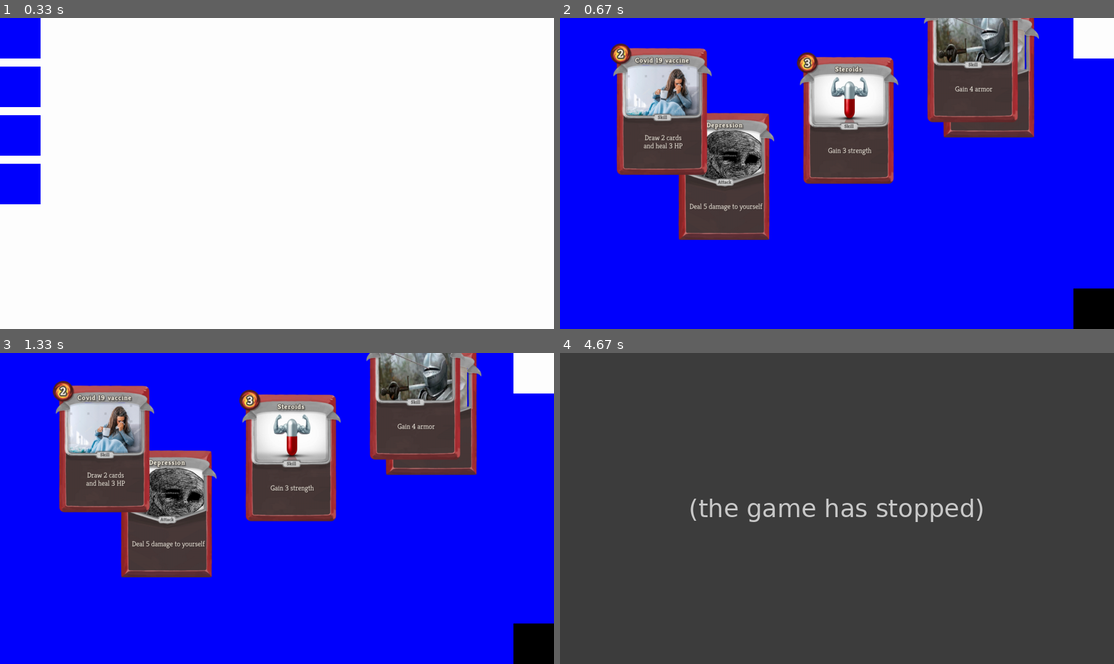
Above: before the commit, frames 1-4 (two rows, left to right).
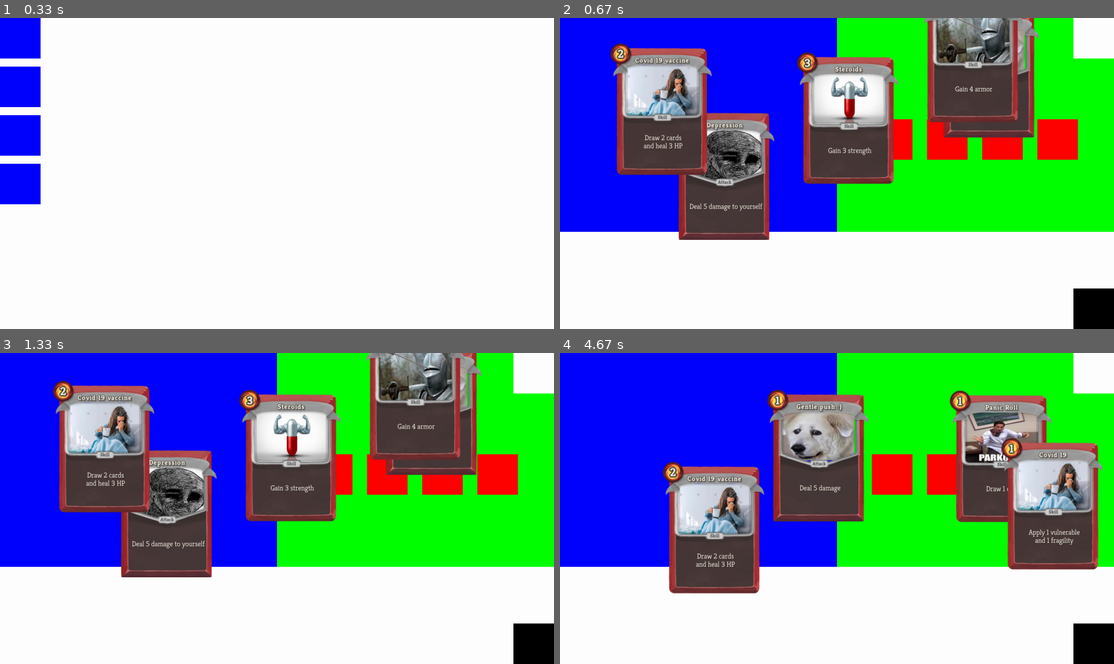
Above: after the commit, the same moments.

Repository: DawidKrolikiewicz/SlayTheSpire-WITH-PYGAME
Game: pygame game, started from CardGame/GameFolder/main.py
The game is run twice, just before and just after one commit, with the same random seed, the same clock (stepped at 60 frames per second) and the same inputs.
Inputs (mouse positions are in pixels of both pictures, inside the frame that each line leads up to):
- Up to frame 1 (0.33 s): no input
- Up to frame 2 (0.67 s): press the mouse at (582, 36) at 0.37 s; move the mouse to (620, 83) at 0.47 s; release the mouse at (665, 126) at 0.6 s
- Up to frame 3 (1.33 s): press the mouse at (531, 642) at 0.7 s; move the mouse to (304, 580) at 0.8 s; release the mouse at (72, 514) at 0.93 s
- Up to frame 4 (4.67 s): press the mouse at (632, 443) at 3.53 s; move the mouse to (654, 464) at 3.63 s; release the mouse at (676, 489) at 3.77 s; tap I at 3.83 s; press the mouse at (632, 443) at 4.2 s; move the mouse to (753, 461) at 4.3 s; release the mouse at (881, 477) at 4.43 s; press the mouse at (1091, 642) at 4.53 s; move the mouse to (1047, 586) at 4.63 s

Frame 1 is identical in both runs. In frame 2, 52% of the frame differs, in the area x 0-100%, y 0-100%; in frame 3, 52%; in frame 4, 92%.
Error before the commit: AttributeError: 'CombatEncounter' object has no attribute 'enemy' (roomsFile.py line 116); the game stopped at 3.83 s (later frames are placeholders)

Commit message:
Interakcja w oknie a nie przez konsole
Do naprawienia:
- Player nie traci armora na koniec tury a powinien (enemy nie traci ale enemy nie ma tracic)
- Karty które nie potrzebują targetu (Draw1 / Draw2Heal3/ Buff) muszą byc zagrane z targetem ale nie używają go do niczego

Diff:
--- a/CardGame/GameFolder/cardsFile.py
+++ b/CardGame/GameFolder/cardsFile.py
@@ -24,13 +24,19 @@
         self.price_range = (0, 0)
         self.weight = 0
 
-    def event_listener(self, ev, player):
+    def event_listener(self, ev, player, list_of_enemies):
+        pos = pygame.mouse.get_pos()
         if ev.type == pygame.MOUSEBUTTONDOWN:
-            pos = pygame.mouse.get_pos()
             if self.rect.collidepoint(pos) and player.drag is None:
                 print(self.name)
                 player.drag = self
+                player.drag.image.set_alpha(200)
         if ev.type == pygame.MOUSEBUTTONUP and player.drag is not None:
+            player.drag.image.set_alpha(255)
+            for enemy in list_of_enemies:
+                if enemy.rect.collidepoint(pos):
+                    print(f"Playing {player.drag.name} on {enemy.name}!")
+                    player.play_card(player, list_of_enemies, player.drag)
             player.drag = None
 
     def update(self, screen, player):
--- a/CardGame/GameFolder/characterFile.py
+++ b/CardGame/GameFolder/characterFile.py
@@ -1,5 +1,9 @@
-class Character:
+import pygame.sprite
+
+
+class Character(pygame.sprite.Sprite):
     def __init__(self, name, health):
+        pygame.sprite.Sprite.__init__(self)
         self.name = name
         self.health = health
         self.armor = 0
@@ -7,6 +11,8 @@
         self.vulnerability = 0
         self.dexterity = 0
         self.fragility = 0
+        self.x = 0
+        self.y = 0
 
     def info(self):
         print(f">>  {self.name}'s info is being displayed!")
--- a/CardGame/GameFolder/enemyFile.py
+++ b/CardGame/GameFolder/enemyFile.py
@@ -1,4 +1,7 @@
 import random
+
+import pygame
+
 import characterFile
 
 
@@ -7,6 +10,11 @@
         super().__init__(name, health)
         self.list_of_actions = []
         self.next_action = None
+        self.rect = pygame.Rect((0, 0, 100, 100))
+
+    def update(self, screen, player):
+        self.rect.center = (self.x, self.y)
+        pygame.draw.rect(screen, (255, 0, 0), self.rect)
 
     def declare_action(self, player, list_of_enemies):
         if self.list_of_actions:
--- a/CardGame/GameFolder/main.py
+++ b/CardGame/GameFolder/main.py
@@ -7,6 +7,7 @@
 
 pygame.init()
 
+# 1366 x 768
 SCREEN_WIDTH = 1366
 SCREEN_HEIGHT = 768
 SCREEN_SIZE = (SCREEN_WIDTH, SCREEN_HEIGHT)
--- a/CardGame/GameFolder/playerFile.py
+++ b/CardGame/GameFolder/playerFile.py
@@ -55,7 +55,7 @@
 
     #        print(f"==============================================================================")
 
-    def play_card(self, player, list_of_enemies, index):
+    def play_card(self, player, list_of_enemies, card):
         if len(self.hand) < 1:
             print(f">>  {self.name}'s hand is EMPTY!")
         else:
@@ -63,16 +63,24 @@
 #            for i in range(len(self.hand)):
 #                print(f"{i}) {self.hand[i].name}[{self.hand[i].cost}]")
 
-            index_picked = index
-            if self.hand[index_picked].cost <= self.mana:
-                card_picked = self.hand[index_picked]
-                print(f">>  Playing {card_picked.name} from hand!")
-                self.mana -= card_picked.cost
-                self.hand.pop(index_picked)
-                card_picked.action(player, list_of_enemies)
-                self.discard.append(card_picked)
+            if card.cost <= self.mana:
+                self.mana -= card.cost
+                self.hand.remove(card)
+                card.action(player, list_of_enemies)
+                self.discard.append(card)
             else:
-                print(f">>  Not enough mana to play {self.hand[index_picked].name}!")
+                print(f"Not enough mana to play {card.name}!")
+
+#            index_picked = index
+#            if self.hand[index_picked].cost <= self.mana:
+#                card_picked = self.hand[index_picked]
+#                print(f">>  Playing {card_picked.name} from hand!")
+#                self.mana -= card_picked.cost
+#                self.hand.pop(index_picked)
+#                card_picked.action(player, list_of_enemies)
+#                self.discard.append(card_picked)
+#            else:
+#                print(f">>  Not enough mana to play {card.name}!")
 
     def discard_card(self, card):
         self.hand.remove(card)
--- a/CardGame/GameFolder/roomsFile.py
+++ b/CardGame/GameFolder/roomsFile.py
@@ -93,7 +93,6 @@
                 player.current_room = Menu(player.current_room)
 
     def update(self, screen, player):
-        screen.fill(self.bg_color)
         pygame.draw.rect(screen, self.menu_button_color, self.menu_button_rect)
 
 
@@ -102,10 +101,16 @@
 class CombatEncounter(InGame):
     def __init__(self):
         super().__init__()
-        self.bg_color = BLUE
-        self.button_rect = pygame.Rect((1266, 668, 100, 100))
+        pygame.display.set_caption("COMBAT ENCOUNTER")
+        self.bg_player_color = BLUE
+        self.bg_player_rect = pygame.Rect((0, 0, 683, 528))
+        self.bg_enemy_color = GREEN
+        self.bg_enemy_rect = pygame.Rect((683, 0, 683, 528))
+        self.end_turn_color = BLACK
+        self.end_turn_rect = pygame.Rect((1266, 668, 100, 100))
+
         self.list_of_enemies = []
-        pygame.display.set_caption("COMBAT ENCOUNTER")
+        self._generate_enemies()
 
     def event_listener(self, ev, player):
         super().event_listener(ev, player)
@@ -113,66 +118,60 @@
             if ev.type == pygame.KEYDOWN:
                 if ev.key == pygame.K_i:
                     player.info()
-                    player.current_room.enemy.info()
-                if ev.key == pygame.K_1:
-                    player.play_card(player, self.list_of_enemies, 0)
-                if ev.key == pygame.K_2:
-                    player.play_card(player, self.list_of_enemies, 1)
-                if ev.key == pygame.K_3:
-                    player.play_card(player, self.list_of_enemies, 2)
-                if ev.key == pygame.K_4:
-                    player.play_card(player, self.list_of_enemies, 3)
-                if ev.key == pygame.K_5:
-                    player.play_card(player, self.list_of_enemies, 4)
-                if ev.key == pygame.K_6:
-                    player.play_card(player, self.list_of_enemies, 5)
-                if ev.key == pygame.K_7:
-                    player.play_card(player, self.list_of_enemies, 6)
-                if ev.key == pygame.K_8:
-                    player.play_card(player, self.list_of_enemies, 7)
-                if ev.key == pygame.K_9:
-                    player.play_card(player, self.list_of_enemies, 8)
-                if ev.key == pygame.K_0:
-                    player.play_card(player, self.list_of_enemies, 9)
+                    for enemy in self.list_of_enemies:
+                        enemy.info()
             if ev.type == pygame.MOUSEBUTTONDOWN:
                 pos = pygame.mouse.get_pos()
-                if self.button_rect.collidepoint(pos):
+                if self.end_turn_rect.collidepoint(pos):
                     print(f"END TURN")
                     self.state = 3
         for card in player.hand:
-            card.event_listener(ev, player)
-
-    def update(self, screen, player):
-        # Fill background color AND Draw Go-To-Menu Rect
+            card.event_listener(ev, player, self.list_of_enemies)
+
+    def update(self, screen, player):
+        # Draw backgrounds Rects
+        pygame.draw.rect(screen, self.bg_player_color, self.bg_player_rect)
+        pygame.draw.rect(screen, self.bg_enemy_color, self.bg_enemy_rect)
+
+        # Draw Go-To-Menu Rect
         super().update(screen, player)
 
-        # Draw End-of-turn Button
-        pygame.draw.rect(screen, BLACK, self.button_rect)
-
-        # Update visual for every card in hand
+        # Draw End-of-turn Rect
+        pygame.draw.rect(screen, self.end_turn_color, self.end_turn_rect)
+
+        # Update every enemy
+        for enemy in self.list_of_enemies:
+            enemy.update(screen, player)
+
+        # Update every card in hand
         for card in player.hand:
             card.update(screen, player)
 
         if self.state == 0:
             # COMBAT START
             player.shuffle_deck()
-            enemy_name = random.choice(["Angry Arthur", "Bad Brad", "Cruel Cooper", "Devious Dominick"])
-            enemy_health = random.randint(10, 16)
-            self.list_of_enemies.append(enemyFile.Enemy1(enemy_name, enemy_health))
             self.state = 1
 
         if self.state == 1:
             # ROUND START
             player.draw_card(5)
             player.mana = 3
-            self.list_of_enemies[0].declare_action(player, self.list_of_enemies)
+            for enemy in self.list_of_enemies:
+                enemy.declare_action(player, self.list_of_enemies)
             print(f">>--------------------------------------------------------------------------<<")
             player.info()
-            self.list_of_enemies[0].info()
+            for enemy in self.list_of_enemies:
+                enemy.info()
             self.state = 2
 
         if self.state == 2:
             # PLAYER ACTIONS TURN
+
+            for enemy in self.list_of_enemies:
+                if enemy.health <= 0:
+                    self.list_of_enemies.remove(enemy)
+                    print(f"Enemy {enemy.name} is DEAD!")
+
             if player.health <= 0:
                 print(f">> (((  LOSE  )))")
                 player.current_room = Menu(None)
@@ -186,12 +185,29 @@
         if self.state == 3:
             # END TURN
             print(f">>--------------------------------------------------------------------------<<")
-            self.list_of_enemies[0].play_action(player, self.list_of_enemies)
+            for enemy in self.list_of_enemies:
+                enemy.play_action(player, self.list_of_enemies)
+
             player.end_turn()
             pygame.time.wait(2000)
             print(f">>--------------------------------------------------------------------------<<")
             self.state = 1
 
+    def _generate_enemies(self):
+        # ENEMY GENERATOR
+        number_of_enemies = random.randint(1, 4)
+        offset = 683 // (number_of_enemies + 1)
+        enemy_names = ["Angry Arthur", "Bad Brad", "Cruel Cooper", "Devious Dominick"]
+        for i in range(number_of_enemies):
+            random.shuffle(enemy_names)
+            enemy_name = enemy_names.pop()
+            enemy_health = random.randint(4, 10)
+            enemy = enemyFile.Enemy1(enemy_name, enemy_health)
+            enemy.x = (i + 1) * offset + 683
+            enemy.y = 300
+            print(enemy.name)
+            self.list_of_enemies.append(enemy)
+
 
 # ======================================================================================================================
 
